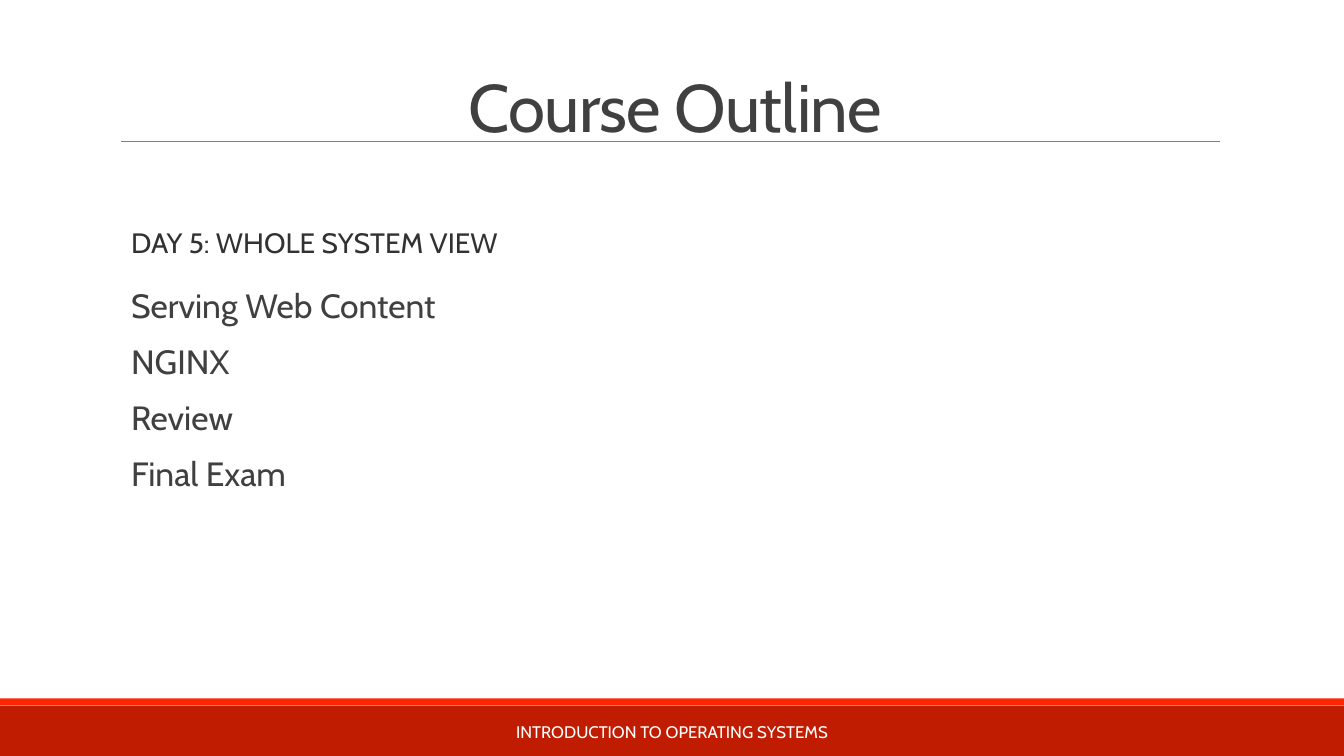
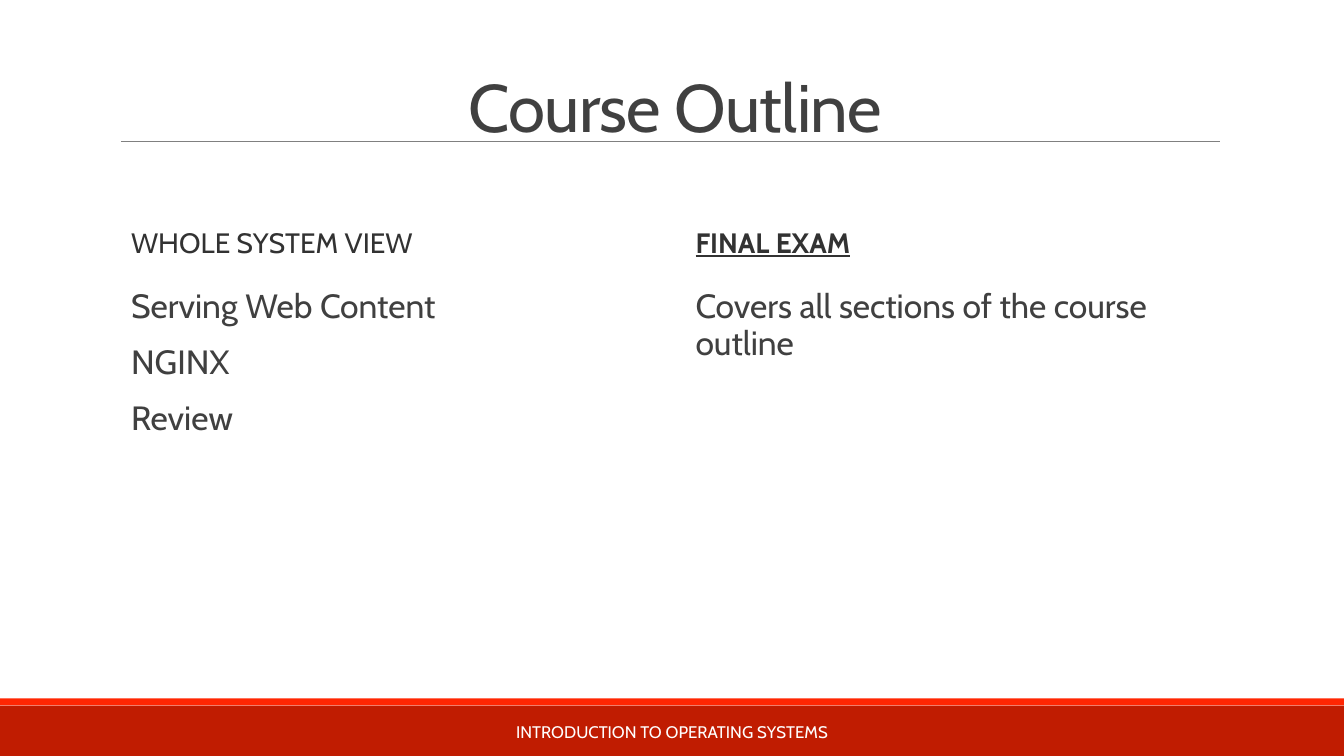
Before and after one commit to teachbsd/course, a slide deck: slide 7 of undergraduate/lectures/introduction.pptx (slide 5 before the commit). Drawn at 1344x756 pixels with LibreOffice and Linux fonts; fonts in the diff are those of the drawing; background and template pictures are left out. Boxes give left, top, right and bottom in pixels: in the first picture for what was removed or moved away, otherwise in the second. Text is boxed around its words. In the diff, an @@ line names an element or a change of style, - is before the commit and + after.

Commit message:
Complete draft for Darmstadt, Feb 2017 course

```diff
--- a/undergraduate/lectures/introduction.pptx
+++ b/undergraduate/lectures/introduction.pptx
@@ text at (131,233,413,254): text changed @@
-DAY 5: WHOLE SYSTEM VIEW
+WHOLE SYSTEM VIEW
@@ text added at (696,233,850,257), 20 pt, text #323232, bold, underline @@
+FINAL EXAM
@@ text added at (696,293,1147,356), 24 pt, text #404040 @@
+  Covers all sections of the course outline
@@ text at (131,461,286,487): paragraph removed @@
-  Final Exam
```
Also in this commit, not shown: 9 other slides changed, 2 slides added, 1 slide removed.
